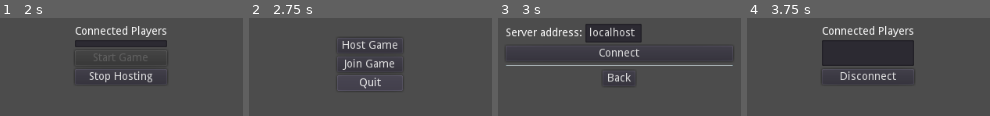
Above: before the commit, frames 1-4 (left to right).
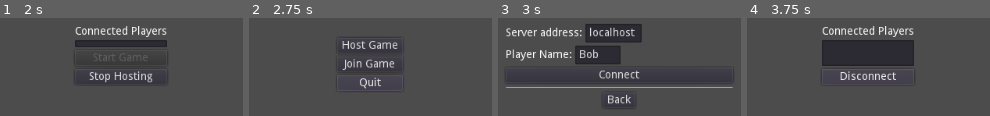
Above: after the commit, the same moments.

Repository: ssalanski/OhHell
Game: Godot game, scene res://MainMenu.tscn
The game is run twice, just before and just after one commit, with the same random seed, the same clock (stepped at 60 frames per second) and the same inputs.
Inputs (mouse positions are in pixels of both pictures, inside the frame that each line leads up to):
- Up to frame 1 (2 s): tap Enter at 0.5 s; move the mouse to (outside the picture) at 0.52 s; click (outside the picture) at 0.67 s; click "Host Game" at 1.25 s
- Up to frame 2 (2.75 s): click "Stop Hosting" at 2 s
- Up to frame 3 (3 s): click "Join Game" at 2.75 s
- Up to frame 4 (3.75 s): click "Connect" at 3.5 s

Frames 1-2 are identical in both runs. In frame 3, 6.4% of the frame differs, in the area x 3-97%, y 28-88%; in frame 4, less than 0.1%.

Commit message:
WIP adding display name for players

Diff:
--- a/Lobby.gd
+++ b/Lobby.gd
@@ -6,6 +6,7 @@
 const GAME_PORT = 20202
 
 var i_am_host = false
+var my_name
 var players = {}
 var game
 
@@ -51,7 +52,8 @@
 
 # client code
 
-func join_server(host):
+func join_server(host, player_name):
+	my_name = player_name
 	var peer = NetworkedMultiplayerENet.new()
 	peer.create_client(host, GAME_PORT)
 	get_tree().network_peer = peer
--- a/MainMenu.gd
+++ b/MainMenu.gd
@@ -33,7 +33,7 @@
 	$MainMenu.show()
 
 func _on_JoinButton_pressed():
-	Lobby.join_server($JoinServerMenu/HBoxContainer/AddressInput.text)
+	Lobby.join_server($JoinServerMenu/ServerAddress/Input.text, $JoinServerMenu/PlayerName/Input.text)
 	$JoinServerMenu.hide()
 	$GameLobby.show()
 	$GameLobby/StartGameButton.hide()
--- a/MainMenu.tscn
+++ b/MainMenu.tscn
@@ -55,43 +55,61 @@
 "_edit_use_anchors_": false
 }
 
-[node name="HBoxContainer" type="HBoxContainer" parent="JoinServerMenu"]
+[node name="ServerAddress" type="HBoxContainer" parent="JoinServerMenu"]
 margin_right = 291.0
 margin_bottom = 24.0
 
-[node name="AddressLabel" type="Label" parent="JoinServerMenu/HBoxContainer"]
+[node name="Label" type="Label" parent="JoinServerMenu/ServerAddress"]
 margin_top = 5.0
 margin_right = 98.0
 margin_bottom = 19.0
 text = "Server address:"
 
-[node name="AddressInput" type="LineEdit" parent="JoinServerMenu/HBoxContainer"]
+[node name="Input" type="LineEdit" parent="JoinServerMenu/ServerAddress"]
 margin_left = 102.0
 margin_right = 174.0
 margin_bottom = 24.0
 text = "localhost"
 expand_to_text_length = true
 
-[node name="JoinButton" type="Button" parent="JoinServerMenu"]
+[node name="PlayerName" type="HBoxContainer" parent="JoinServerMenu"]
 margin_top = 28.0
 margin_right = 291.0
-margin_bottom = 48.0
+margin_bottom = 52.0
+
+[node name="Label" type="Label" parent="JoinServerMenu/PlayerName"]
+margin_top = 5.0
+margin_right = 85.0
+margin_bottom = 19.0
+text = "Player Name:"
+
+[node name="Input" type="LineEdit" parent="JoinServerMenu/PlayerName"]
+margin_left = 89.0
+margin_right = 147.0
+margin_bottom = 24.0
+text = "Bob"
+expand_to_text_length = true
+
+[node name="JoinButton" type="Button" parent="JoinServerMenu"]
+margin_top = 56.0
+margin_right = 291.0
+margin_bottom = 76.0
 size_flags_horizontal = 5
 text = "Connect"
 
 [node name="HSeparator" type="HSeparator" parent="JoinServerMenu"]
-margin_top = 52.0
+margin_top = 80.0
 margin_right = 291.0
-margin_bottom = 56.0
+margin_bottom = 84.0
 __meta__ = {
 "_editor_description_": ""
 }
 
 [node name="BackButton" type="Button" parent="JoinServerMenu"]
 margin_left = 124.0
-margin_top = 60.0
+margin_top = 88.0
 margin_right = 166.0
-margin_bottom = 80.0
+margin_bottom = 108.0
 size_flags_horizontal = 4
 text = "Back"
 
